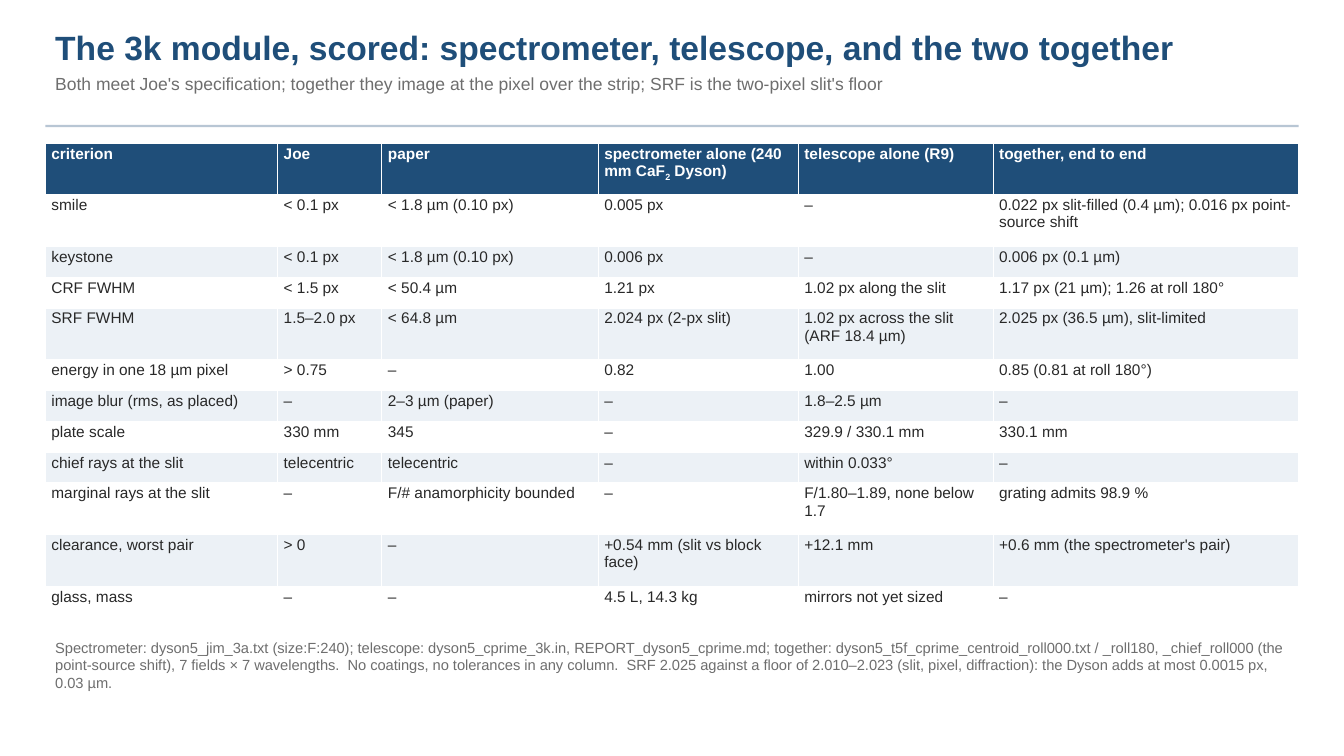
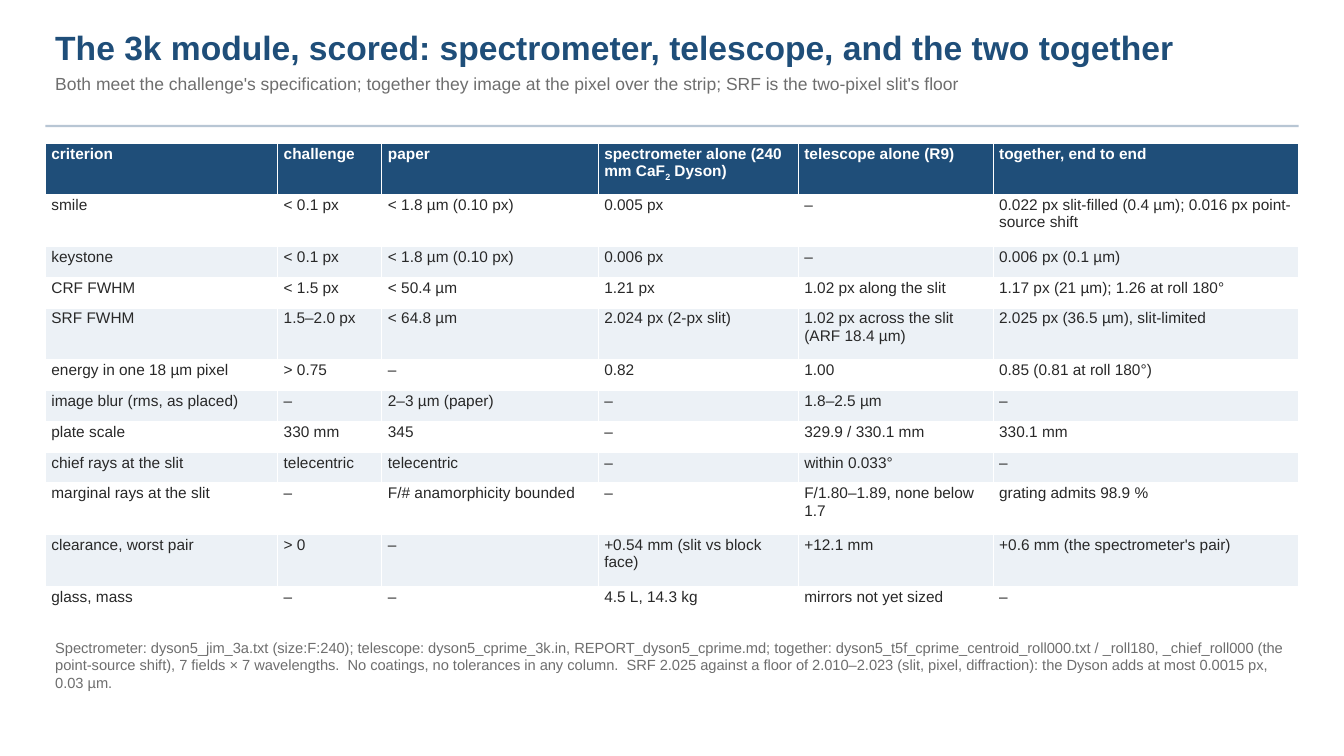
Before and after one commit to nasa-jpl/macos, a slide deck: slide 10 of demo_session/deck_dyson_3k.pptx. Drawn at 1344x756 pixels with LibreOffice and Linux fonts; fonts in the diff are those of the drawing. Boxes give left, top, right and bottom in pixels: in the first picture for what was removed or moved away, otherwise in the second. Text is boxed around its words. In the diff, an @@ line names an element or a change of style, - is before the commit and + after.

```diff
--- a/demo_session/deck_dyson_3k.pptx
+++ b/demo_session/deck_dyson_3k.pptx
@@ text at bbox=[55, 77, 958, 94]: text changed @@
-Both meet Joe's specification; together they image at the pixel over the strip; SRF is the two-pixel slit's floor
+Both meet the challenge's specification; together they image at the pixel over the strip; SRF is the two-pixel slit's floor
@@ table at bbox=[45, 143, 1300, 618] @@
-row 1, column 2: Joe
+row 1, column 2: challenge
```
Also in this commit, not shown: 7 other slides changed, 1 other file.
